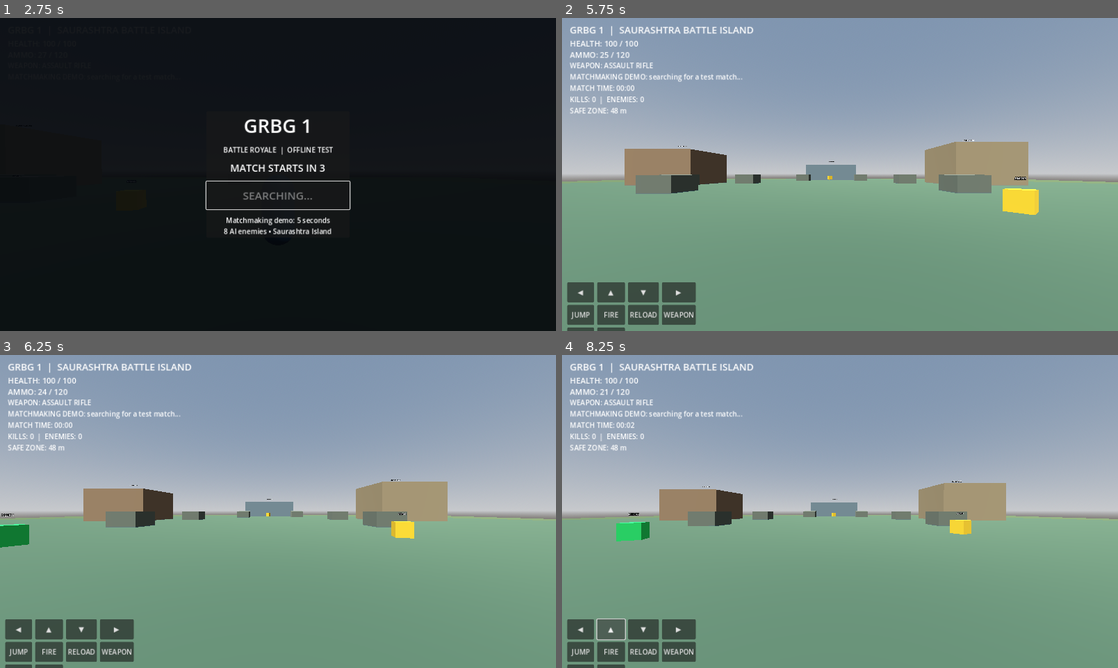
Above: before the commit, frames 1-4 (two rows, left to right).
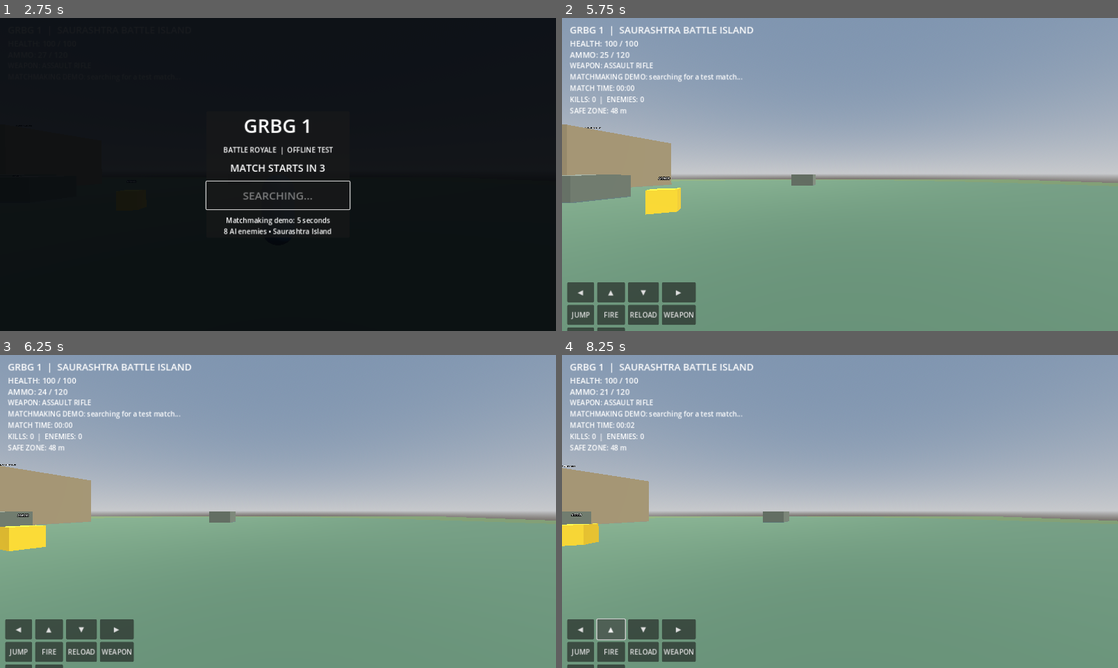
Above: after the commit, the same moments.

Repository: rakeshbaraiya365-afk/GRGB1
Game: Godot game, scene res://scenes/main.tscn
Two runs of this game, one before a commit and one after it. Both use one fixed random seed, a clock stepped at 60 frames per second and the inputs below.
Inputs (mouse positions are in pixels of both pictures, inside the frame that each line leads up to):
- Up to frame 1 (2.75 s): click "START" at 0.5 s; tap Enter at 1.25 s; move the mouse to (400, 158) at 1.27 s; hold D (move_right) 1.28-2 s; click (400, 158) at 1.35 s; tap Space (jump) at 1.52, 2 s; drag from (166, 190) to (250, 237) at 2.02 s
- Up to frame 2 (5.75 s): tap Enter at 2.75, 4.25 s; move the mouse to (895, 105) at 2.77 s; hold D (move_right) 2.78-3.5 s; tap V (toggle_camera) at 2.85 s; tap Space (jump) at 3.5, 4.52, 5 s; drag from (812, 237) to (673, 127) at 3.52 s; move the mouse to (1006, 221) at 4.27 s; hold A (move_left) 4.28-5 s; hold Shift (sprint) 4.28-5 s; drag from (673, 127) to (756, 96) at 5.02 s
- Up to frame 3 (6.25 s): move the mouse to (305, 511) at 5.77 s; hold S (move_back) from 5.78 s (still down); click (305, 511) at 5.85 s
- Up to frame 4 (8.25 s): release S (move_back) at 6.5 s; drag from (756, 433) to (728, 527) at 6.52 s; click "◀" at 7.25 s; click "▲" at 8 s

Frame 1 is identical in both runs. In frame 2, 9.0% of the frame differs, in the area x 0-100%, y 34-63%; in frame 3, 8.1%; in frame 4, 7.8%.
Error before the commit: Invalid assignment of property or key 'visible' with value of type 'bool' on a base object of type 'null instance'. (res://scripts/main.gd:365)
Error after the commit: Invalid assignment of property or key 'visible' with value of type 'bool' on a base object of type 'null instance'. (res://scripts/main.gd:369)

Commit message:
Fix safe zone damage timing and camera yaw aiming

Diff:
--- a/scripts/main.gd
+++ b/scripts/main.gd
@@ -27,6 +27,7 @@
 var kills := 0
 var zone_radius := 48.0
 var zone_elapsed := 0.0
+var zone_damage_timer := 0.0
 var player: GRBGPlayer
 var enemies: Array[Node3D] = []
 var pickups: Array[Node3D] = []
@@ -68,9 +69,12 @@
 			zone_radius = maxf(14.0, zone_radius - 1.4)
 			zone_disc.scale = Vector3(zone_radius, 1.0, zone_radius)
 		zone_label.text = "SAFE ZONE: %.0f m" % zone_radius
-		if Vector2(player.global_position.x, player.global_position.z).length() > zone_radius:
-			player.take_damage(5)
-			status_label.text = "WARNING: OUTSIDE SAFE ZONE!"
+		zone_damage_timer += delta
+		if zone_damage_timer >= 1.0:
+			zone_damage_timer = 0.0
+			if Vector2(player.global_position.x, player.global_position.z).length() > zone_radius:
+				player.take_damage(5)
+				status_label.text = "WARNING: OUTSIDE SAFE ZONE!"
 		_check_pickups()
 		_update_enemy_count()
 
--- a/scripts/player.gd
+++ b/scripts/player.gd
@@ -254,7 +254,7 @@
 		camera.fov = 75.0
 		if body_mesh:
 			body_mesh.visible = true
-	camera.look_at(camera_pivot.global_position + Vector3(0, 0.0, -12.0), Vector3.UP)
+	camera.look_at(camera_pivot.global_position - camera_pivot.global_transform.basis.z * 12.0, Vector3.UP)
 
 func toggle_camera() -> void:
 	set_camera_mode(not camera_is_first_person)
